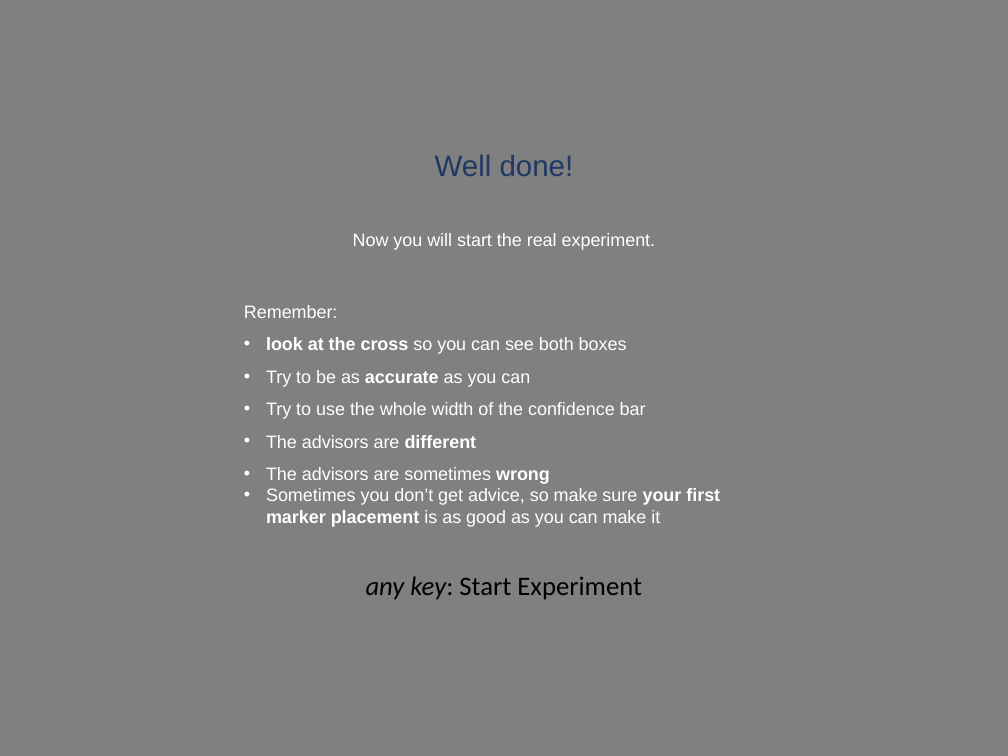
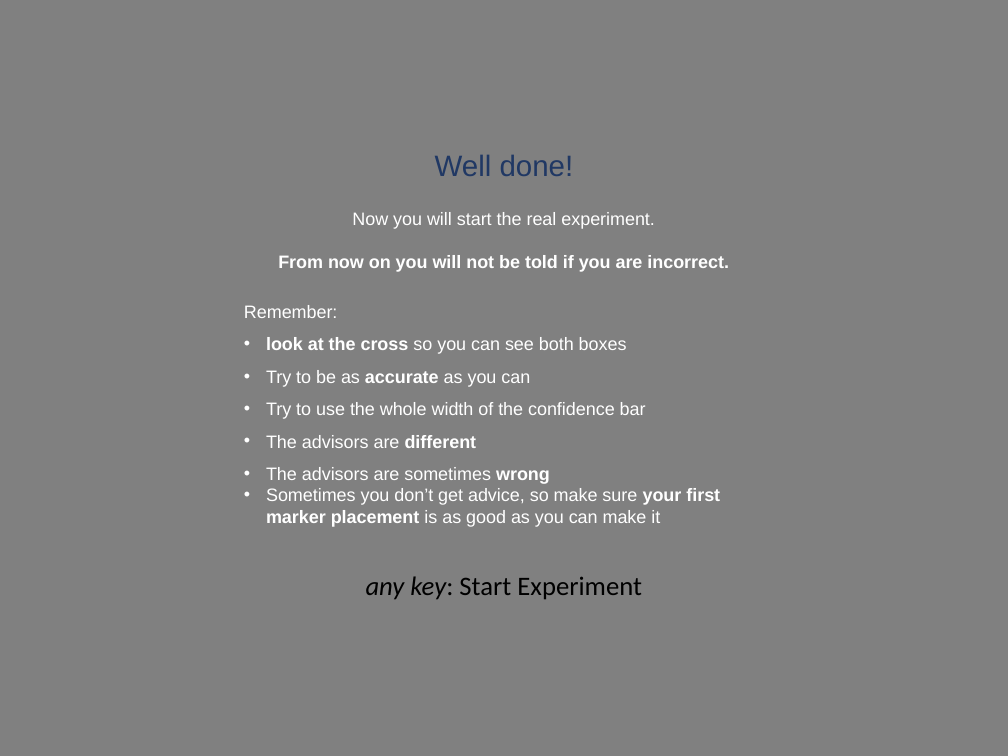
Before and after one commit to mjaquiery/nofeedback_trust, a slide deck: slide 19 of instructions/Instructions_HaloEffect_4x3.pptx. Drawn at 1008x756 pixels with LibreOffice and Linux fonts; fonts in the diff are those of the drawing. Boxes give left, top, right and bottom in pixels: in the first picture for what was removed or moved away, otherwise in the second. Text is boxed around its words. In the diff, an @@ line names an element or a change of style, - is before the commit and + after.

```diff
--- a/instructions/Instructions_HaloEffect_4x3.pptx
+++ b/instructions/Instructions_HaloEffect_4x3.pptx
@@ text "Now you will start the ..." moved from (x1=353, y1=233, x2=656, y2=250) to (x1=278, y1=212, x2=729, y2=272) @@
@@ text at (x1=278, y1=255, x2=729, y2=272): paragraph added @@
+From now on you will not be told if you are incorrect.
```
Also in this commit, not shown: 1 other slide changed, 27 other files.
